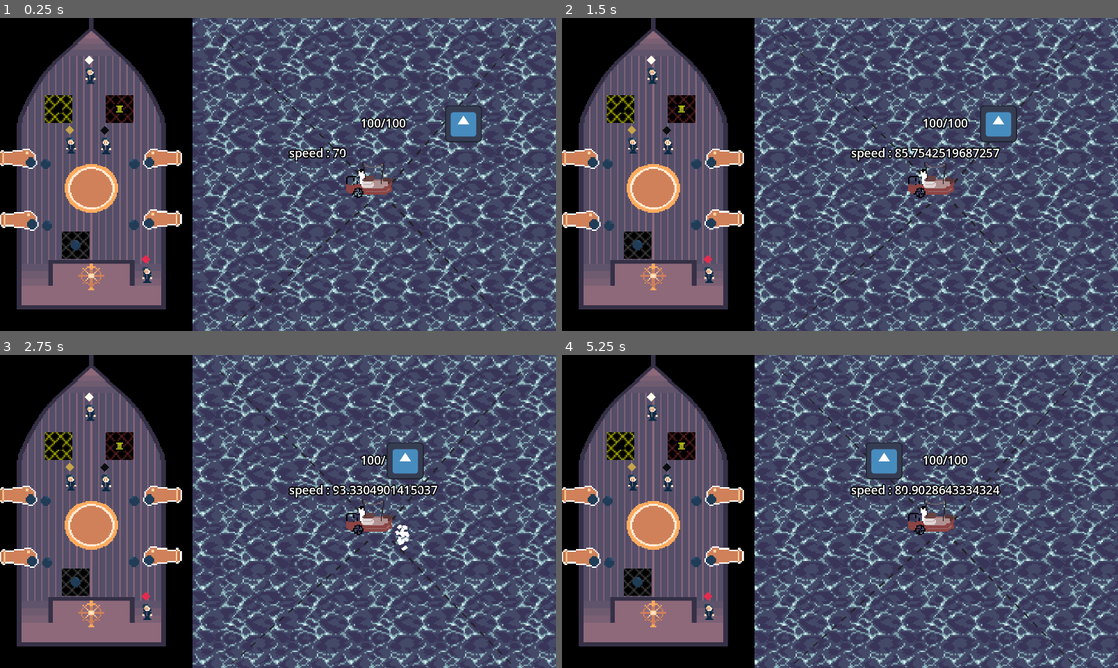
Above: before the commit, frames 1-4 (two rows, left to right).
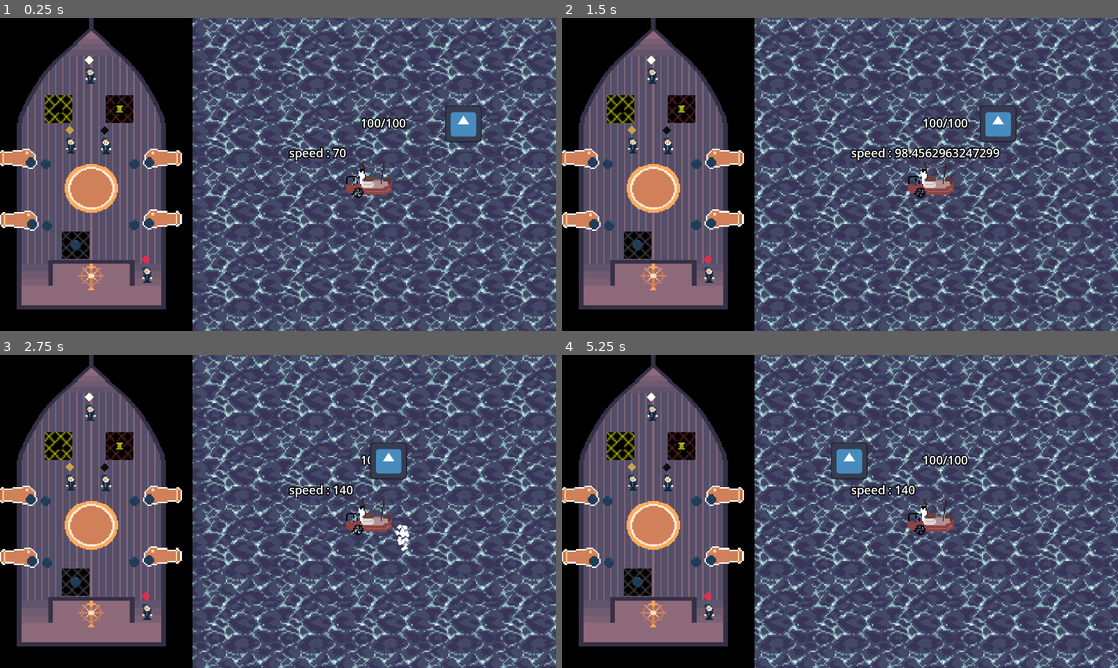
Above: after the commit, the same moments.

Repository: Maxenceoresteleandre/Jam-PSU-2024
Game: Godot game, scene res://scenes/world.tscn
Two runs of this game, one before a commit and one after it. Both use one fixed random seed, a clock stepped at 60 frames per second and the inputs below. The engine's default icon, where the game draws it, is replaced by a stand-in: a white triangle on a blue panel in a dark square.
Inputs:
- Up to frame 1 (0.25 s): no input
- Up to frame 2 (1.5 s): hold Up (ui_up) 0.53-1.28 s; hold Down (ui_down) from 1.28 s (still down)
- Up to frame 3 (2.75 s): release Down (ui_down) at 2.03 s; hold Up (ui_up) from 2.03 s (still down)
- Up to frame 4 (5.25 s): release Up (ui_up) at 3.53 s; hold Down (ui_down) from 3.53 s (still down)

The runs differ from the first frame. In frame 1, 0.3% of the frame differs, in the area x 39-94%, y 5-99%; in frame 2, 4.0%; in frame 3, 22%; in frame 4, 23%, in the area x 34-100%, y 0-100%.

Commit message:
stuffy stuff

Diff:
--- a/jampsu2024/scenes/characters/SmallBoat.tscn
+++ b/jampsu2024/scenes/characters/SmallBoat.tscn
@@ -83,41 +83,45 @@
 label_settings = SubResource("LabelSettings_hw1wk")
 
 [node name="CanonLine1" type="Line2D" parent="."]
+visible = false
 material = SubResource("ShaderMaterial_tyug3")
 points = PackedVector2Array(0, 0, 0, -500)
-width = 7.0
+width = 15.0
 width_curve = SubResource("Curve_yhod1")
 default_color = Color(0.303233, 0.303233, 0.303233, 0.85098)
 texture_mode = 1
 joint_mode = 1
 
 [node name="CanonLine2" type="Line2D" parent="."]
+visible = false
 material = SubResource("ShaderMaterial_tyug3")
 position = Vector2(40, 0)
 points = PackedVector2Array(0, 0, 0, -500)
-width = 7.0
+width = 15.0
 width_curve = SubResource("Curve_yhod1")
 default_color = Color(0.303233, 0.303233, 0.303233, 0.85098)
 texture_mode = 1
 joint_mode = 1
 
 [node name="CanonLine3" type="Line2D" parent="."]
+visible = false
 z_index = 2
 material = SubResource("ShaderMaterial_tyug3")
 position = Vector2(40, 45)
 points = PackedVector2Array(0, 0, 0, 500)
-width = 7.0
+width = 15.0
 width_curve = SubResource("Curve_yhod1")
 default_color = Color(0.303233, 0.303233, 0.303233, 0.85098)
 texture_mode = 1
 joint_mode = 1
 
 [node name="CanonLine4" type="Line2D" parent="."]
+visible = false
 z_index = 2
 material = SubResource("ShaderMaterial_tyug3")
 position = Vector2(0, 45)
 points = PackedVector2Array(0, 0, 0, 500)
-width = 7.0
+width = 15.0
 width_curve = SubResource("Curve_yhod1")
 default_color = Color(0.303233, 0.303233, 0.303233, 0.85098)
 texture_mode = 1
--- a/jampsu2024/scenes/characters/ennemies/Shark.tscn
+++ b/jampsu2024/scenes/characters/ennemies/Shark.tscn
@@ -11,6 +11,8 @@
 size = Vector2(75, 72)
 
 [node name="Shark" instance=ExtResource("1_8ldjg")]
+collision_layer = 16
+collision_mask = 0
 script = ExtResource("2_gicbg")
 speed = 200
 
--- a/jampsu2024/script/small_boat.gd
+++ b/jampsu2024/script/small_boat.gd
@@ -84,7 +84,7 @@
 		elif current_speed == SPEEDS.NORMAL:
 			set_speed(SPEEDS.FAST)
 
-	if Input.is_action_just_pressed("ui_down"):
+	if Input.is_action_just_pressed("ui_down") and false:
 		if current_speed == SPEEDS.FAST:
 			set_speed(SPEEDS.NORMAL)
 		elif current_speed == SPEEDS.NORMAL:
Not shown: 1 places in jampsu2024/scenes/characters/ennemies/Shark.tscn that only renumber resources
Not shown: 1 places in jampsu2024/scenes/environment/SeaView.tscn that only renumber resources
